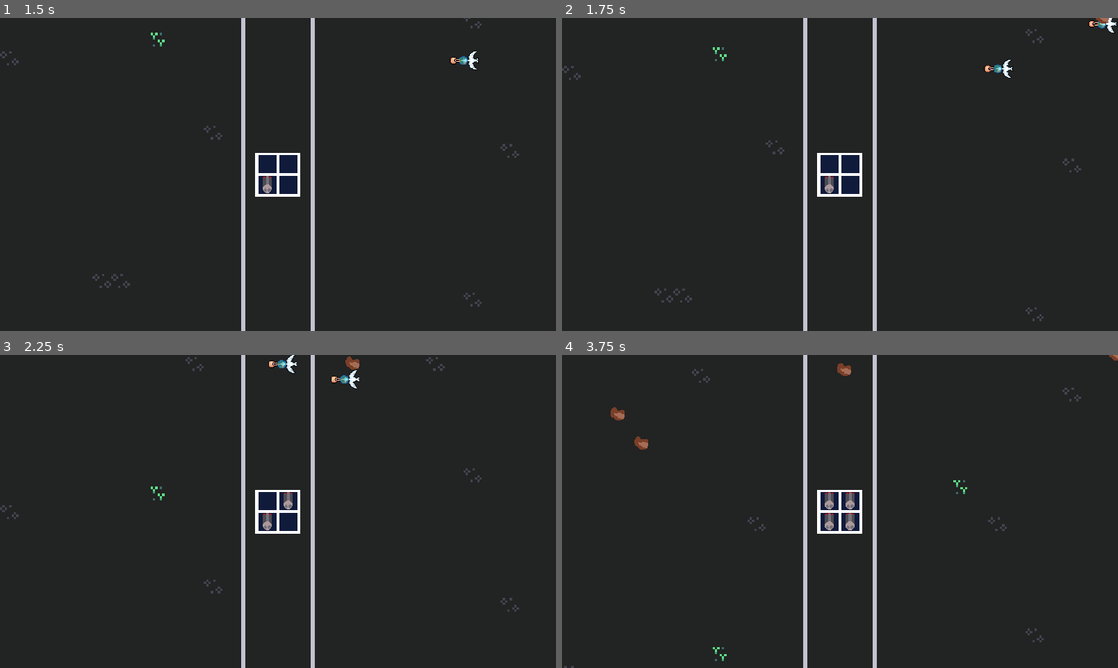
Above: before the commit, frames 1-4 (two rows, left to right).
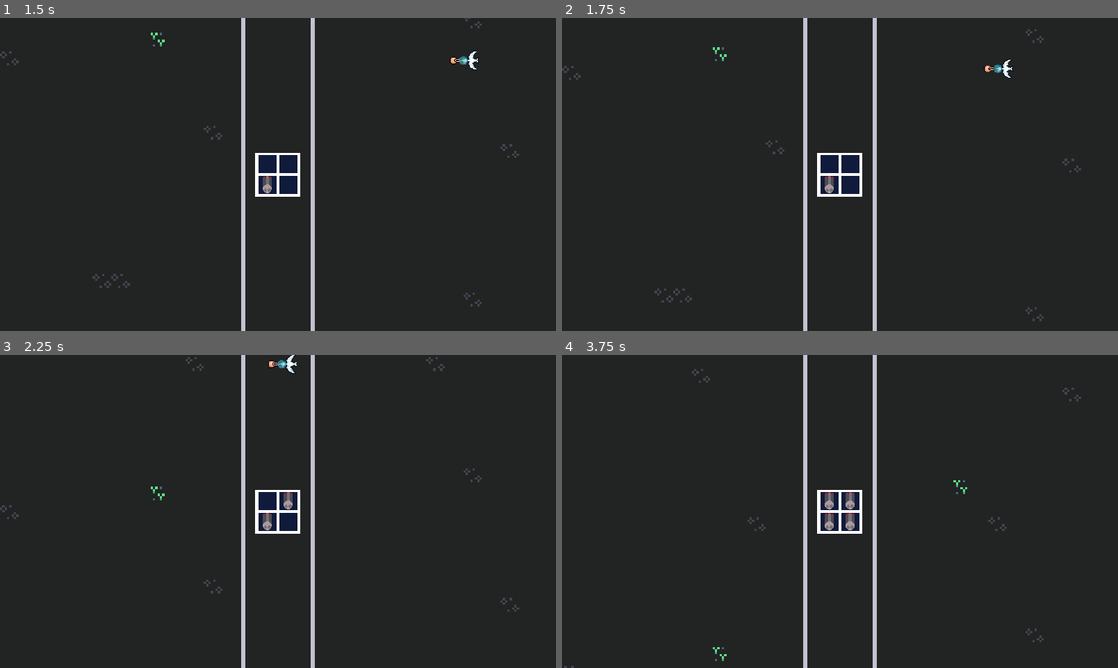
Above: after the commit, the same moments.

Repository: colinbellino/ludum-dare-53
Game: Godot game, scene res://game/main_menu/TitleUI.tscn
The game is run twice, just before and just after one commit, with the same random seed, the same clock (stepped at 60 frames per second) and the same inputs. Sound files missing from this copy of the repository are replaced by a short silence.
Inputs (mouse positions are in pixels of both pictures, inside the frame that each line leads up to):
- Up to frame 1 (1.5 s): click "Start" at 0.5 s; move the mouse to (266, 183) at 1.27 s; press the mouse at (266, 183) at 1.28 s
- Up to frame 2 (1.75 s): no input
- Up to frame 3 (2.25 s): move the mouse to (289, 502) at 2.02 s; release the mouse at (289, 502) at 2.03 s; tap Shift at 2.1 s; click (289, 502) at 2.17 s
- Up to frame 4 (3.75 s): move the mouse to (828, 502) at 2.77 s; press the mouse at (828, 502) at 2.78 s; move the mouse to (851, 520) at 3.52 s; release the mouse at (851, 520) at 3.53 s; tap Shift at 3.6 s; click (851, 520) at 3.67 s

Frame 1 is identical in both runs. In frame 2, 0.1% of the frame differs, in the area x 94-100%, y 0-5%; in frame 3, 0.2%; in frame 4, 0.3%, in the area x 8-100%, y 0-31%.

Commit message:
Enable level chunk only when we reach them

Diff:
--- a/game/level/Level.gd
+++ b/game/level/Level.gd
@@ -22,7 +22,7 @@
 	# for node in chunks:
 	# 	var chunk : LevelChunk = node
 
-	connect_chunk_events(0)
+	start_chunk(0)
 
 	checkpoint_ui = get_node("%CheckpointUI")
 	assert(checkpoint_ui != null, "Missing checkpoint_ui from level.")
@@ -70,12 +70,13 @@
 func on_checkpoint_continue_pressed():
 	checkpoint_ui.close()
 	var next_index := current_chunk_index + 1
-	connect_chunk_events(next_index)
+	start_chunk(next_index)
 	state = LevelStates.MOVING
 
-func connect_chunk_events(index: int):
+func start_chunk(index: int):
 	if current_chunk != null:
 		current_chunk.checkpoint.disconnect("reached", checkpoint_reached)
 	current_chunk_index = index
 	current_chunk = chunks[current_chunk_index] as LevelChunk
 	current_chunk.checkpoint.connect("reached", checkpoint_reached)
+	current_chunk.mob_spawner.start_wave()
--- a/game/level/LevelChunk.gd
+++ b/game/level/LevelChunk.gd
@@ -1,8 +1,11 @@
 class_name LevelChunk extends Node
 
 var checkpoint : Checkpoint
-var cart : Cart
+var mob_spawner : MobSpawner
 
 func _ready():
 	checkpoint = get_node("Checkpoint")
-	assert(checkpoint != null, "Missing checkpoint from level.")
+	assert(checkpoint != null, "Missing checkpoint from LevelChunk.")
+
+	mob_spawner = get_node("MobSpawner")
+	assert(mob_spawner != null, "Missing mob_spawner from LevelChunk.")
--- a/game/level/LevelChunk1.tscn
+++ b/game/level/LevelChunk1.tscn
@@ -6,19 +6,12 @@
 [ext_resource type="PackedScene" uid="uid://cowit4pi4peyh" path="res://game/monster_spawner/mob_spawner.tscn" id="4_5ubmw"]
 [ext_resource type="PackedScene" uid="uid://4dg81ekuxnt4" path="res://game/mobs/stork.tscn" id="5_02cvr"]
 [ext_resource type="Script" path="res://game/monster_spawner/Wave.gd" id="5_5fq63"]
-[ext_resource type="PackedScene" uid="uid://d07to3piph5o8" path="res://game/mobs/asteroid_1.tscn" id="7_1gtp1"]
 
 [sub_resource type="Resource" id="Resource_256pb"]
 script = ExtResource("5_5fq63")
 mob_timer = 1.0
 wave_over_timer = 10.0
 mobs = Array[PackedScene]([ExtResource("5_02cvr"), ExtResource("5_02cvr")])
-
-[sub_resource type="Resource" id="Resource_8pnpt"]
-script = ExtResource("5_5fq63")
-mob_timer = 1.0
-wave_over_timer = 10.0
-mobs = Array[PackedScene]([ExtResource("7_1gtp1"), ExtResource("7_1gtp1")])
 
 [node name="LevelChunk1" type="Node2D" groups=["level_chunk"]]
 script = ExtResource("1_kyx8w")
@@ -34,4 +27,4 @@
 position = Vector2(481, -2118)
 
 [node name="MobSpawner" parent="." instance=ExtResource("4_5ubmw")]
-waves = Array[ExtResource("5_5fq63")]([SubResource("Resource_256pb"), SubResource("Resource_8pnpt")])
+waves = Array[ExtResource("5_5fq63")]([SubResource("Resource_256pb")])
--- a/game/monster_spawner/MobSpawner.gd
+++ b/game/monster_spawner/MobSpawner.gd
@@ -9,6 +9,8 @@
 	spawn_area.visible = false
 	assert(spawn_area != null, "Missing spawn_area from MobSpawner.")
 
+func start_wave():
+	print("Wave starting...")
 	while waves.size() > 0:
 		var wave = waves.pop_front()
 		for mob_scene in wave.mobs:
@@ -20,7 +22,6 @@
 
 		await get_tree().create_timer(wave.wave_over_timer).timeout
 		print("Wave over")
-
 
 func spawn_position(mob_scene) -> Mob:
 	var mob = mob_scene.instantiate() as Mob
Not shown: 1 places in game/level/LevelChunk1.tscn that only renumber resources
